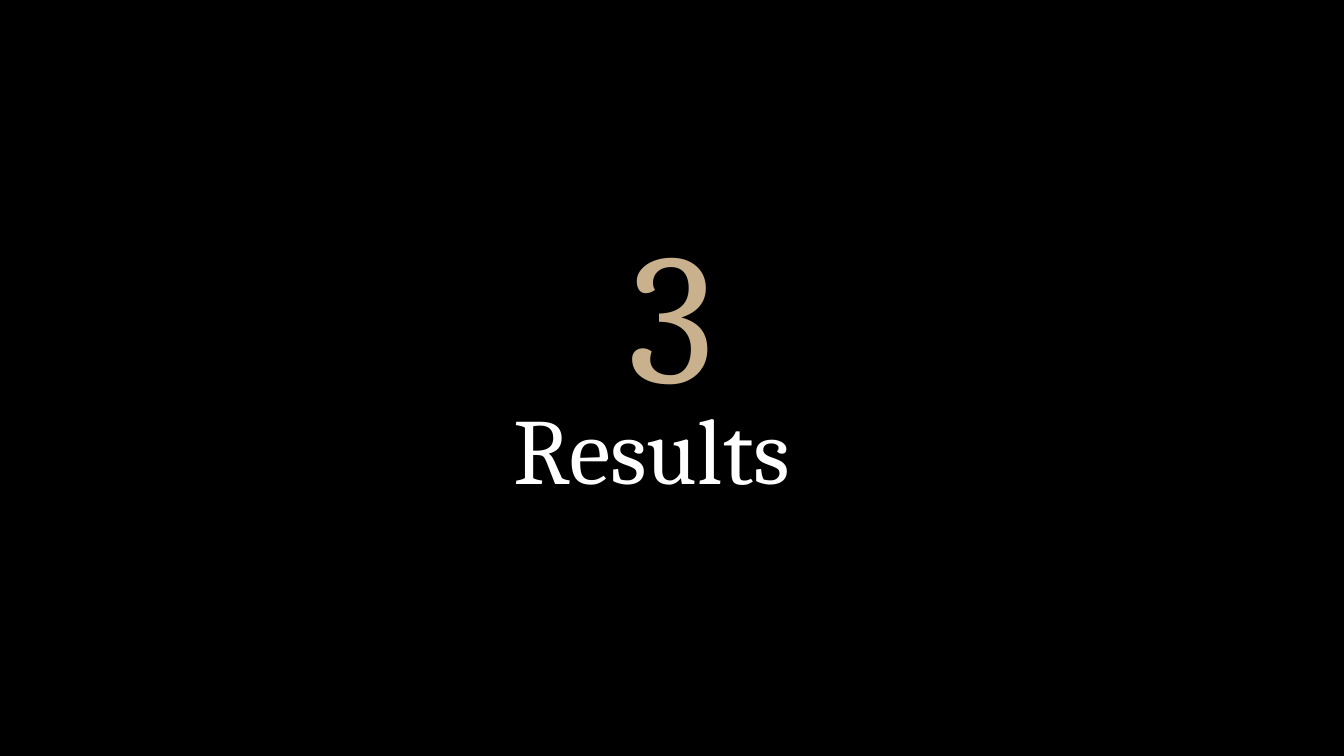
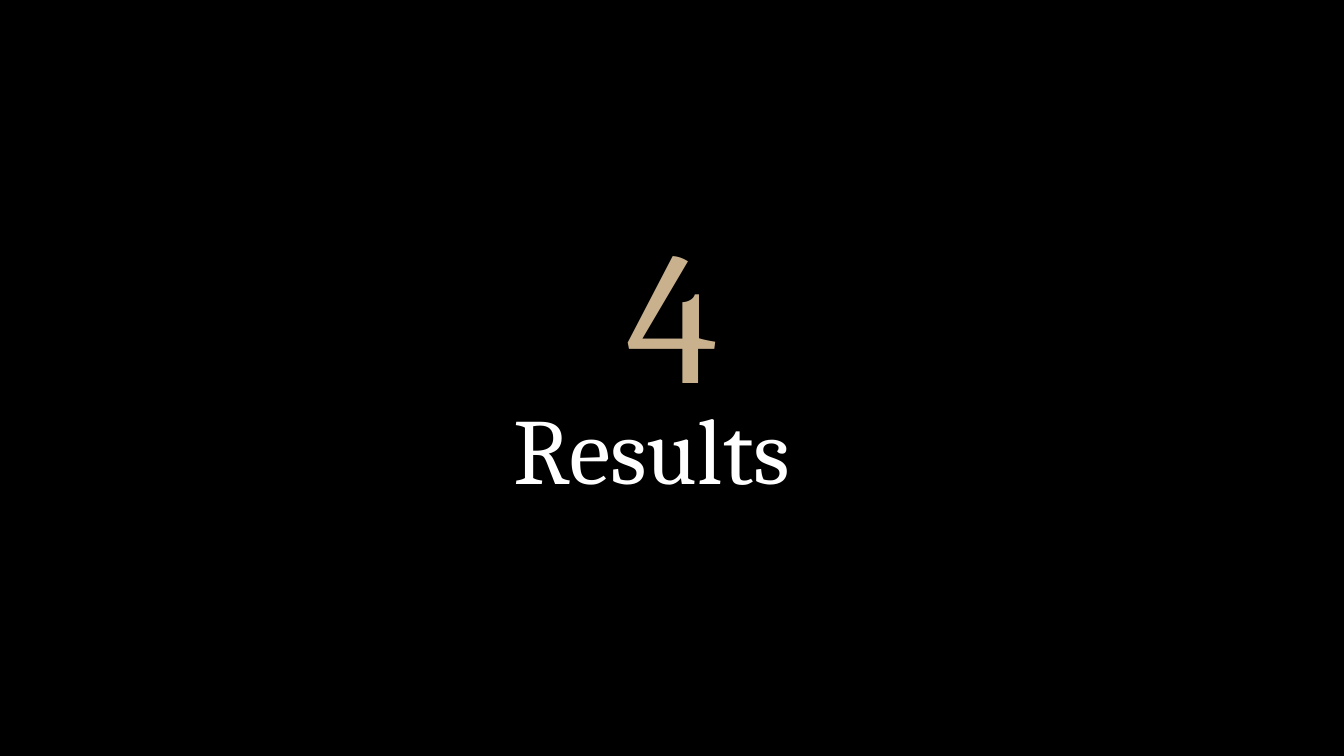
Before and after one commit to whit3am/i502_lab_results, a slide deck: slide 9 of reports/I502 Analysis Powerpoint.odp (slide 7 before the commit). Drawn at 1344x756 pixels with LibreOffice and Linux fonts; fonts in the diff are those of the drawing; background and template pictures are left out. Boxes give left, top, right and bottom in pixels: in the first picture for what was removed or moved away, otherwise in the second. Text is boxed around its words. In the diff, an @@ line names an element or a change of style, - is before the commit and + after.

```diff
--- a/reports/I502 Analysis Powerpoint.odp
+++ b/reports/I502 Analysis Powerpoint.odp
@@ title at [626,256,718,423]: text changed @@
-3
+4
```
Also in this commit, not shown: 5 other slides changed, 3 slides added, 5 slides removed, 1 other file.
